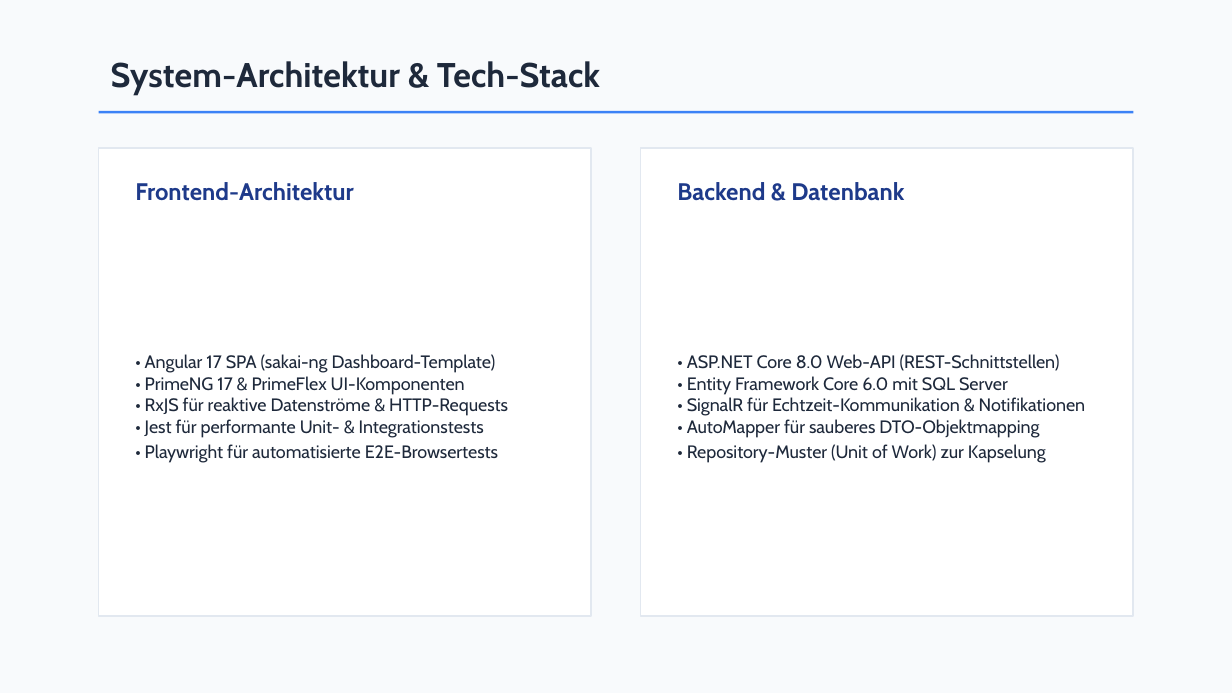
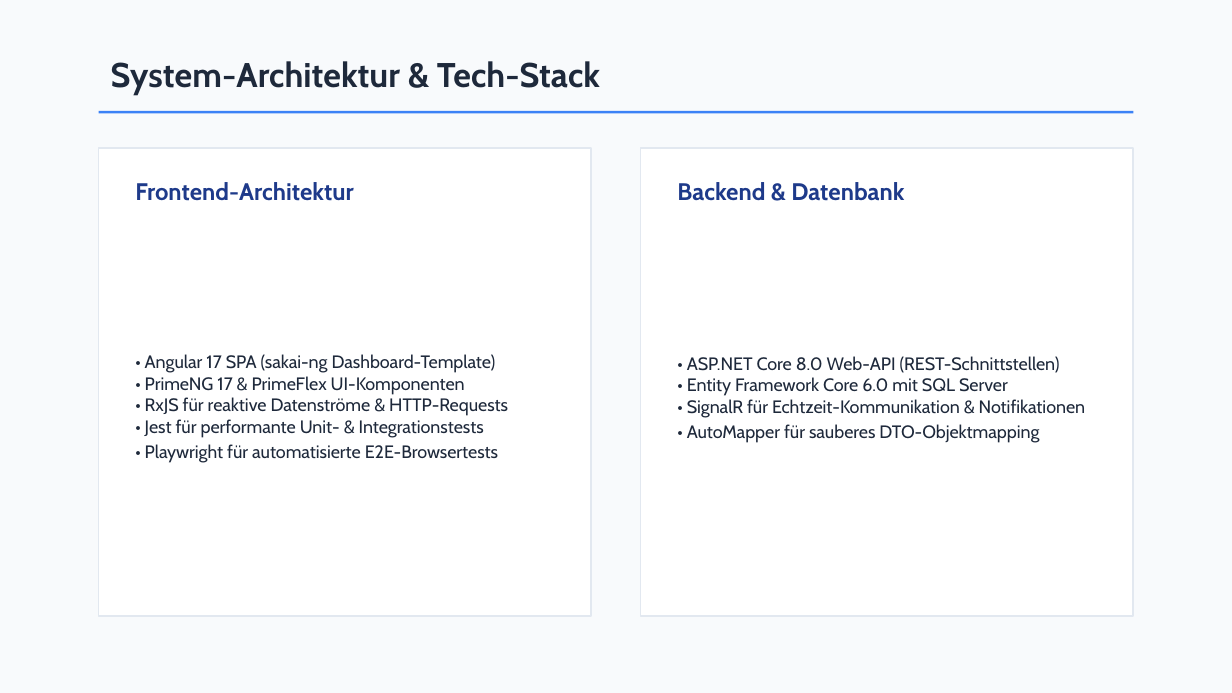
Before and after one commit to AldinMemic187/school-management-system, a slide deck: slide 2 of PRESENTATION.pptx. Drawn at 1232x693 pixels with LibreOffice and Linux fonts; fonts in the diff are those of the drawing. Boxes give left, top, right and bottom in pixels: in the first picture for what was removed or moved away, otherwise in the second. Text is boxed around its words. In the diff, an @@ line names an element or a change of style, - is before the commit and + after.

```diff
--- a/PRESENTATION.pptx
+++ b/PRESENTATION.pptx
@@ text at <box>687,356,1086,443</box>: text changed @@
-• ASP.NET Core 8.0 Web-API (REST-Schnittstellen)
-• Entity Framework Core 6.0 mit SQL Server
-• SignalR für Echtzeit-Kommunikation & Notifikationen
-• AutoMapper für sauberes DTO-Objektmapping
-• Repository-Muster (Unit of Work) zur Kapselung
+• ASP.NET Core 8.0 Web-API (REST-Schnittstellen)
+• Entity Framework Core 6.0 mit SQL Server
+• SignalR für Echtzeit-Kommunikation & Notifikationen
+• AutoMapper für sauberes DTO-Objektmapping
```
Also in this commit, not shown: 4 other slides changed.
